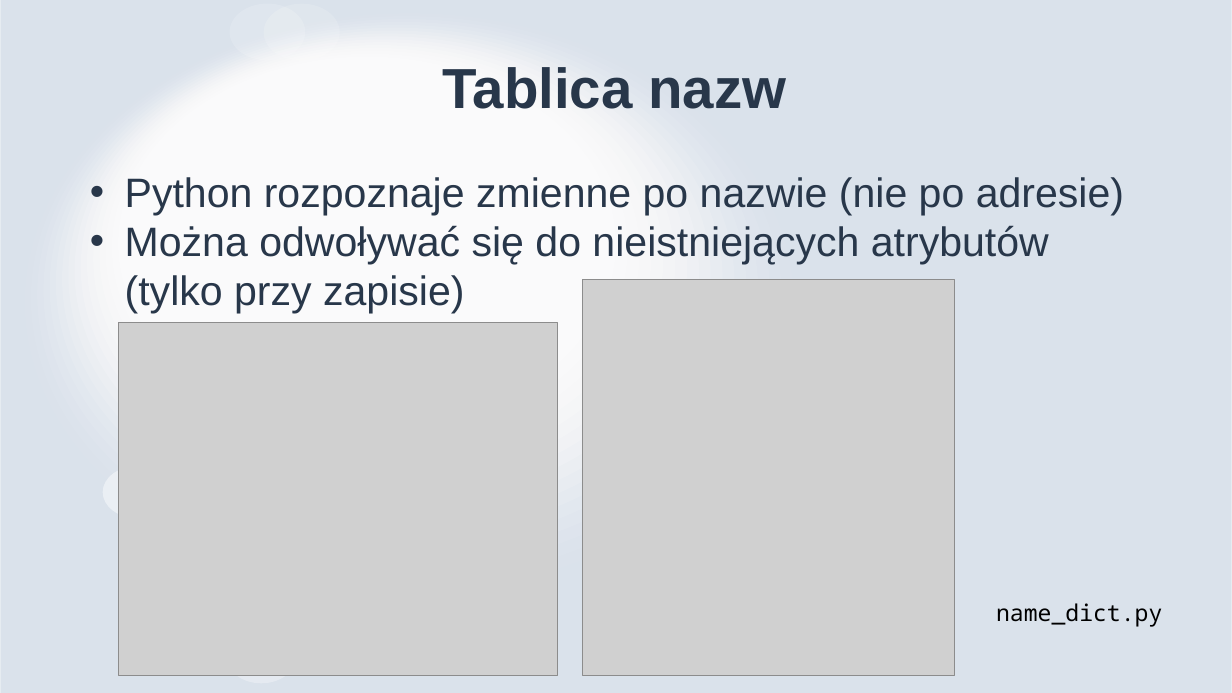
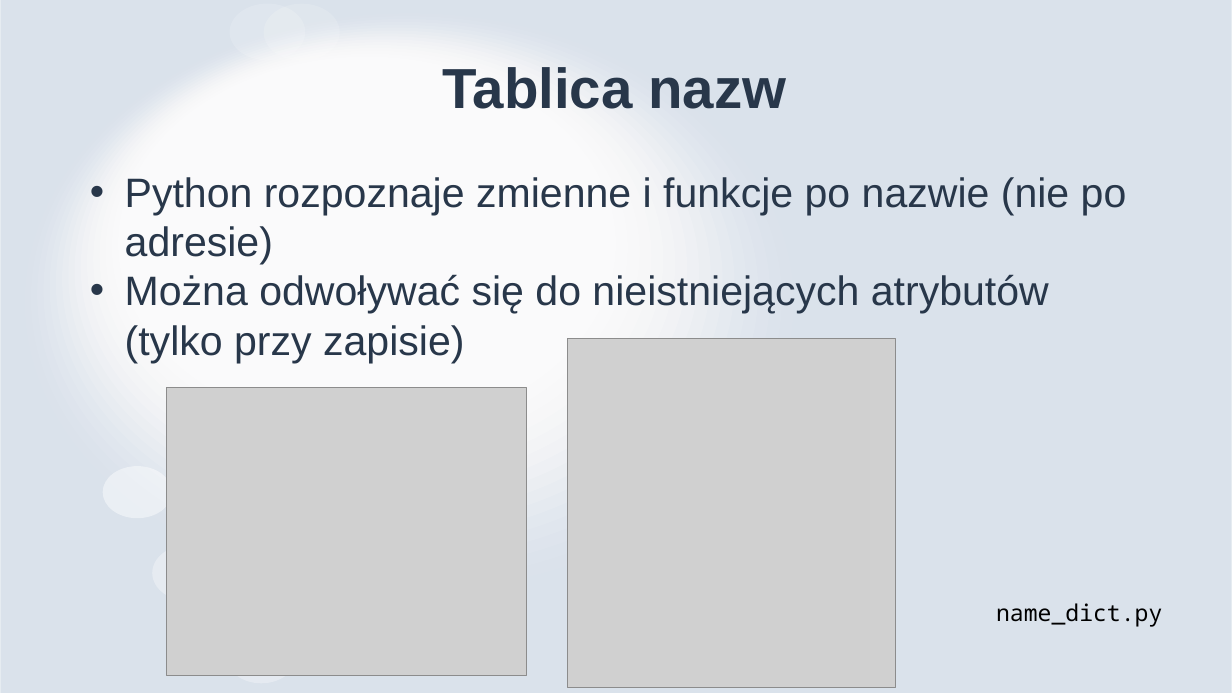
Before and after one commit to MikoStoro/ETI_Academy_python, a slide deck: slide 12 of Intro/Wprowadzenie.pptx. Drawn at 1232x693 pixels with LibreOffice and Linux fonts; fonts in the diff are those of the drawing; grey boxes stand for pictures. Boxes give left, top, right and bottom in pixels: in the first picture for what was removed or moved away, otherwise in the second. Text is boxed around its words. In the diff, an @@ line names an element or a change of style, - is before the commit and + after.

```diff
--- a/Intro/Wprowadzenie.pptx
+++ b/Intro/Wprowadzenie.pptx
@@ text at box(125, 177, 1127, 265): text changed @@
-• Python rozpoznaje zmienne po nazwie (nie po adresie)
+• Python rozpoznaje zmienne i funkcje po nazwie (nie po adresie)
@@ picture: place and size @@
-picture at box(582, 279, 955, 675)
+picture at box(567, 339, 896, 688)
@@ picture: place and size @@
-picture at box(118, 323, 557, 676)
+picture at box(166, 387, 526, 677)
@@ freeform shape added at box(166, 478, 243, 535), fill #FFFFFF at 25% opacity, outline #000000 0.75 pt @@
@@ freeform shape added at box(152, 544, 228, 602), fill #FFFFFF at 33% opacity, outline #000000 0.75 pt @@
```
Also in this commit, not shown: 2 slides added, 3 other files.
